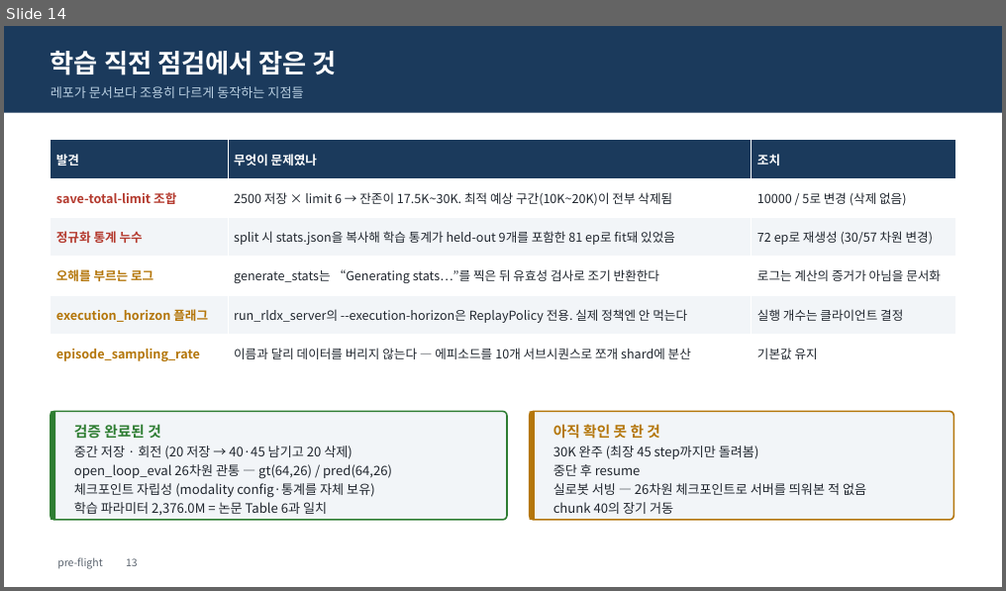
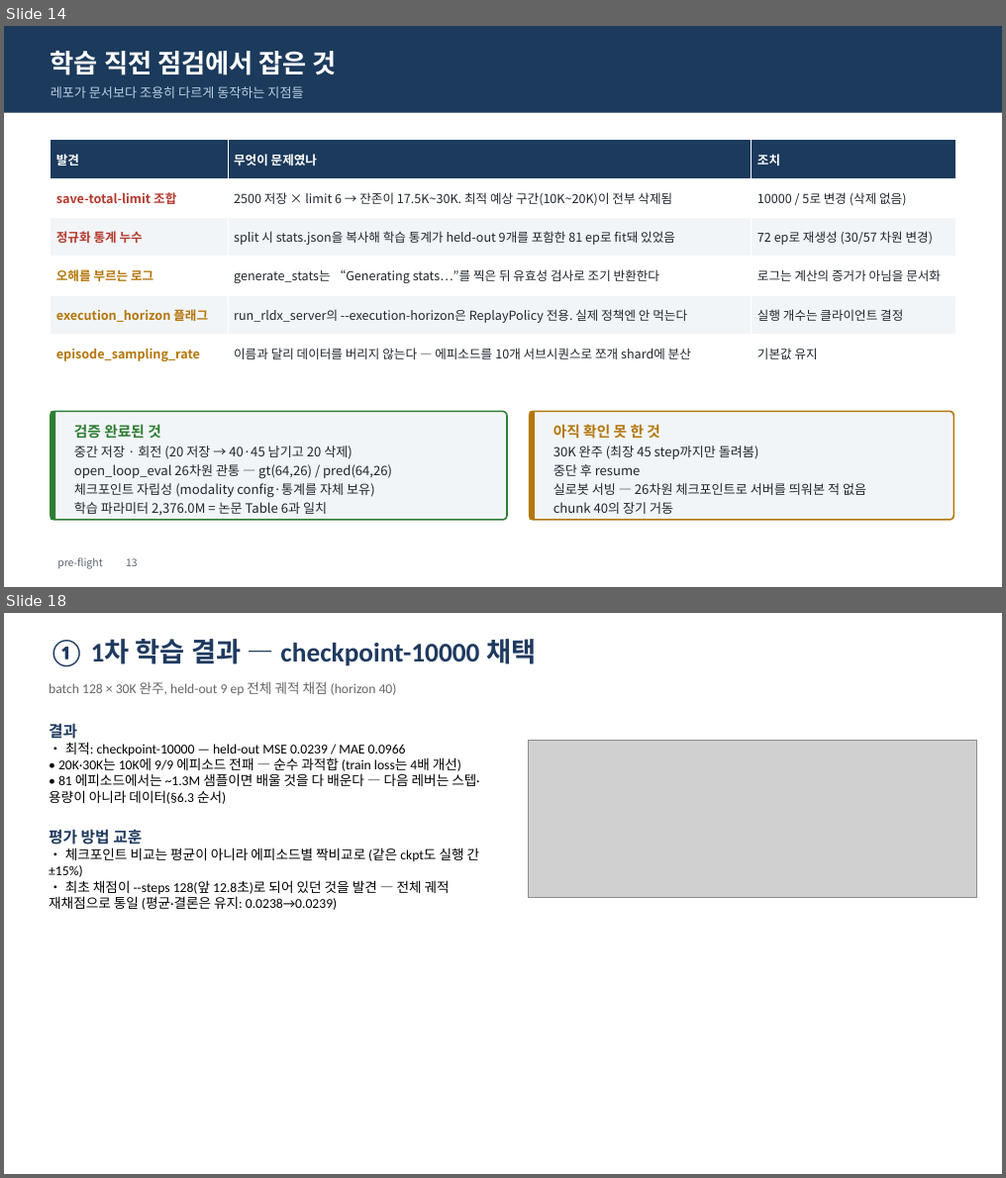
Before and after one commit to KimDoYoung1997/RLDX-1, a slide deck: FFW-SH5-0826-finetune-briefing.pptx. Shown one above the other, each under a label of ours: slide 14 before the commit, slides 14 and 18 after it; the slides between them are not shown. The pictures are 1006x591 and 1006x1178 pixels, drawn with LibreOffice and Linux fonts; fonts in the diff are those of the drawing; grey boxes stand for pictures. Boxes give left, top, right and bottom in pixels: in the first picture for what was removed or moved away, otherwise in the second. Text is boxed around its words. In the diff, an @@ line names an element or a change of style, - is before the commit and + after.

```diff
--- a/FFW-SH5-0826-finetune-briefing.pptx
+++ b/FFW-SH5-0826-finetune-briefing.pptx
@@ slide 18 added at (x1=4, y1=613, x2=1002, y2=1174), background #FFFFFF @@
@@ text added at (x1=49, y1=639, x2=536, y2=667), 26 pt, text #1F3A5F, bold @@
+① 1차 학습 결과 — checkpoint-10000 채택
@@ text added at (x1=49, y1=681, x2=397, y2=695), 13 pt, text #666666 @@
+batch 128 × 30K 완주, held-out 9 ep 전체 궤적 채점 (horizon 40)
@@ text added at (x1=49, y1=723, x2=480, y2=910), 13 pt, text #000000 @@
+결과
+• 최적: checkpoint-10000 — held-out MSE 0.0239 / MAE 0.0966
+• 20K·30K는 10K에 9/9 에피소드 전패 — 순수 과적합 (train loss는 4배 개선)
+• 81 에피소드에서는 ~1.3M 샘플이면 배울 것을 다 배운다 — 다음 레버는 스텝·용량이 아니라 데이터(§6.3 순서)
+평가 방법 교훈
+• 체크포인트 비교는 평균이 아니라 에피소드별 짝비교로 (같은 ckpt도 실행 간 ±15%)
+• 최초 채점이 --steps 128(앞 12.8초)로 되어 있던 것을 발견 — 전체 궤적 재채점으로 통일 (평균·결론은 유지: 0.0238→0.0239)
@@ picture added at (x1=528, y1=741, x2=977, y2=897) @@
```
Also in this commit, not shown: 5 slides changed, 5 other slides added, 1 slide removed, 3 other files.
